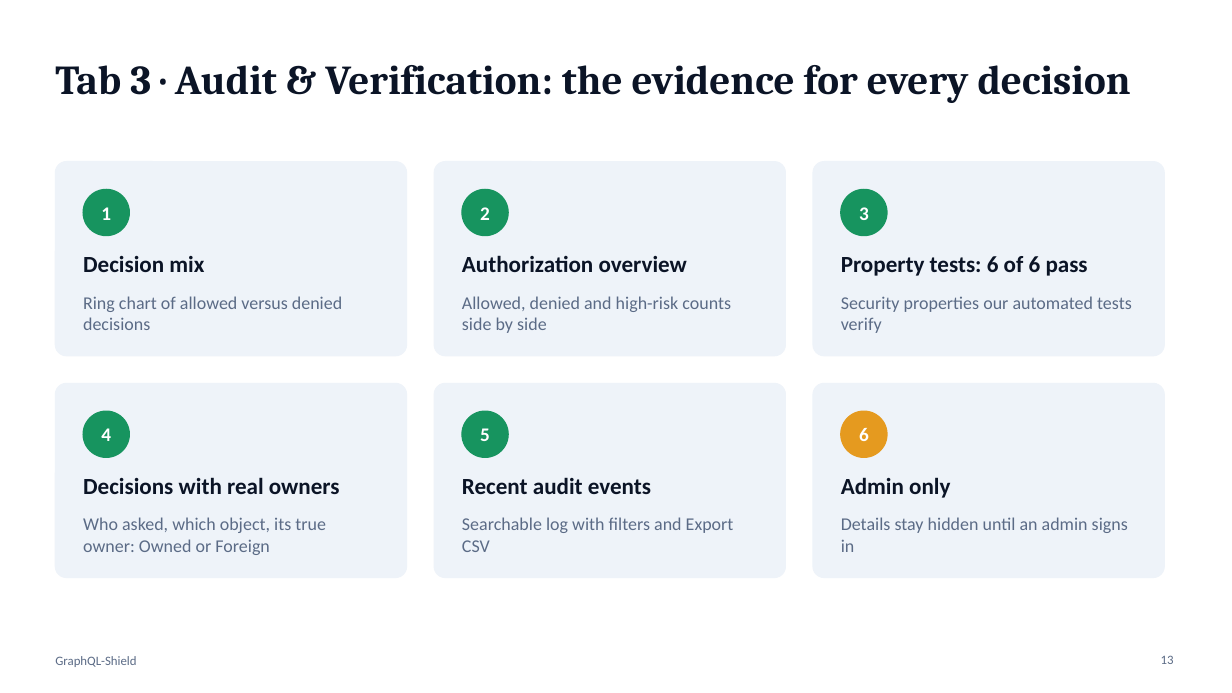
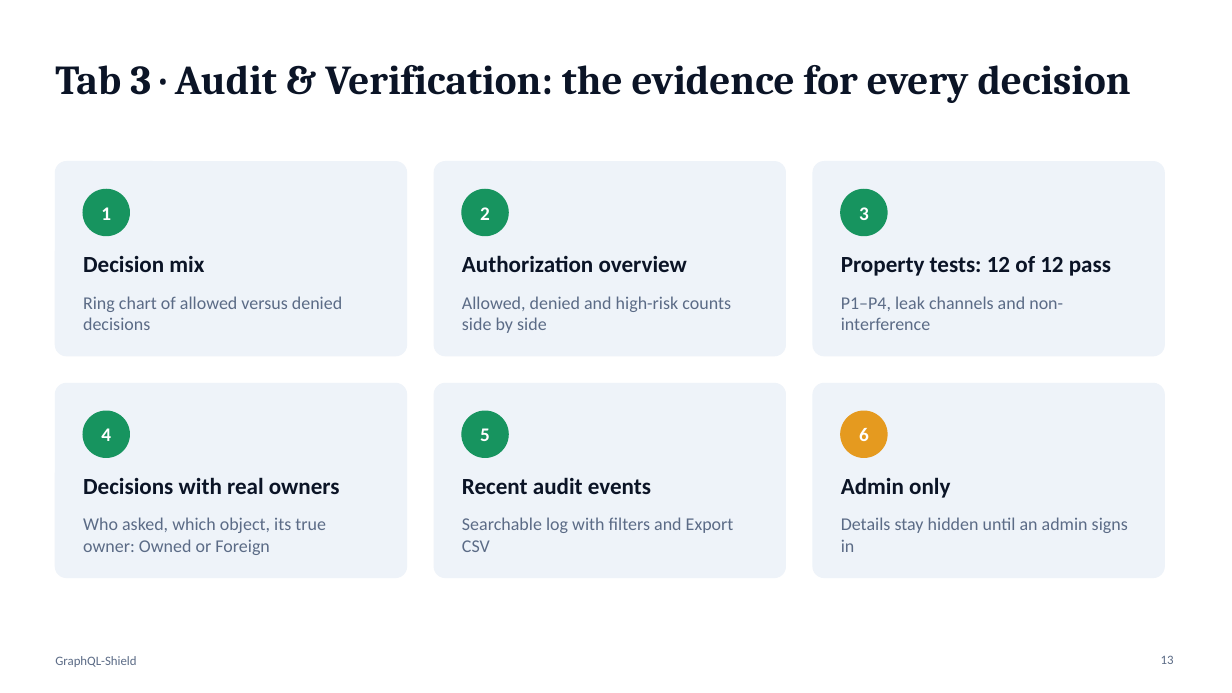
Before and after one commit to Chinmayanand03/GraphQL-Shield-, a slide deck: slide 13 of docs/GraphQL-Shield-Presentation.pptx. Drawn at 1232x693 pixels with LibreOffice and Linux fonts; fonts in the diff are those of the drawing. Boxes give left, top, right and bottom in pixels: in the first picture for what was removed or moved away, otherwise in the second. Text is boxed around its words. In the diff, an @@ line names an element or a change of style, - is before the commit and + after.

```diff
--- a/docs/GraphQL-Shield-Presentation.pptx
+++ b/docs/GraphQL-Shield-Presentation.pptx
@@ text at <box>841,256,1111,276</box>: text changed @@
-Property tests: 6 of 6 pass
+Property tests: 12 of 12 pass
@@ text at <box>841,296,1063,330</box>: text changed @@
-Security properties our automated tests verify
+P1–P4, leak channels and non-interference
```
Also in this commit, not shown: 1 other slide changed, 7 other files.
